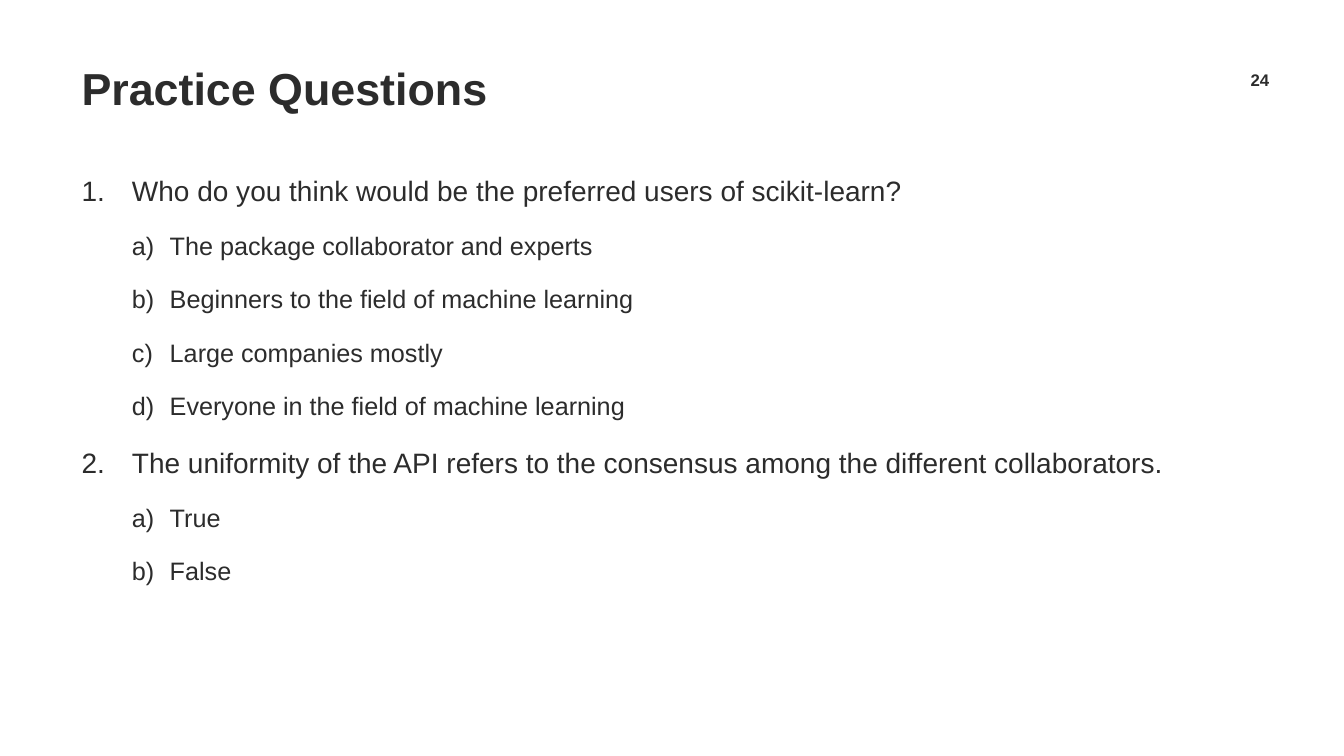
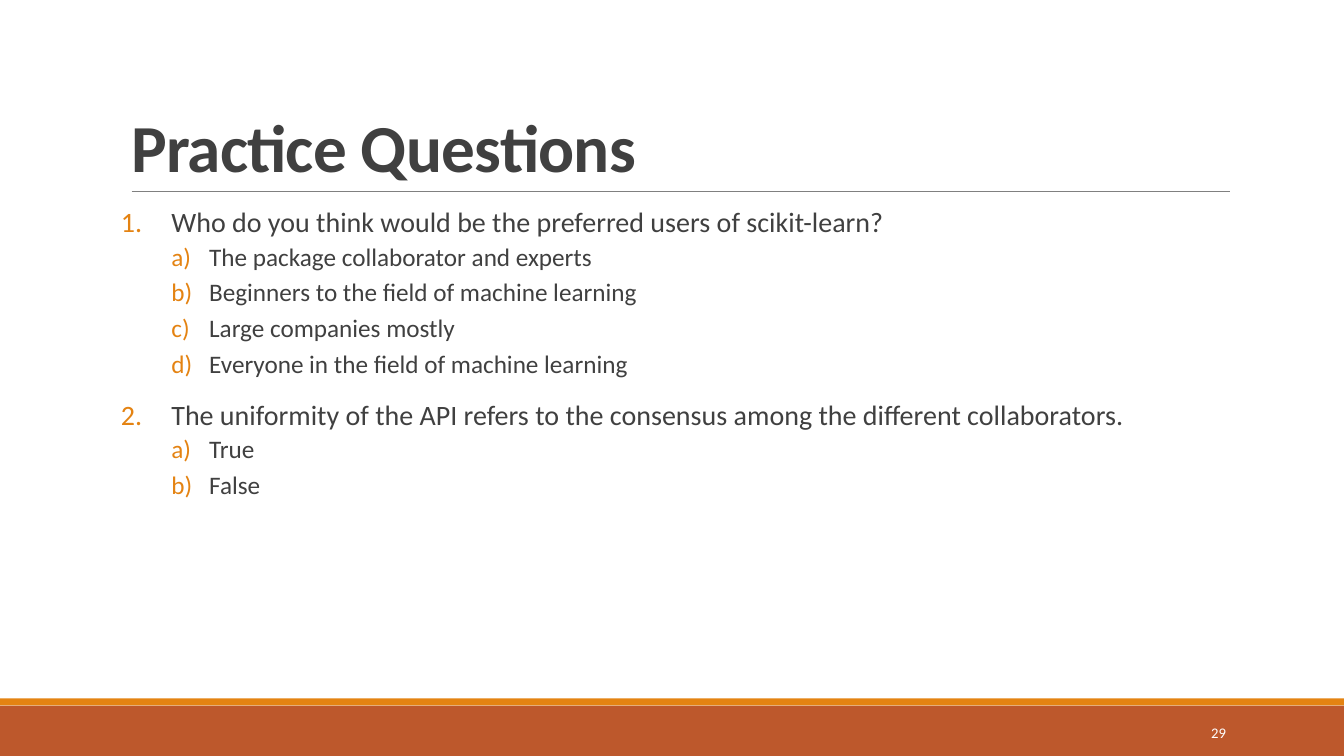
Before and after one commit to TrainingByPackt/Natural-Language-Processing-Fundamentals, a slide deck: slide 29 of Lesson-7-VectorRepresentations/Lesson 7.pptx (slide 24 before the commit). Drawn at 1344x756 pixels with LibreOffice and Linux fonts; fonts in the diff are those of the drawing; background and template pictures are left out. Boxes give left, top, right and bottom in pixels: in the first picture for what was removed or moved away, otherwise in the second. Text is boxed around its words. In the diff, an @@ line names an element or a change of style, - is before the commit and + after.

```diff
--- a/Lesson-7-VectorRepresentations/Lesson 7.pptx
+++ b/Lesson-7-VectorRepresentations/Lesson 7.pptx
@@ title "Practice Questions": place and size @@
-title "Practice Questions" at <box>82,72,487,114</box>
+title "Practice Questions" at <box>131,125,636,181</box>
@@ title "Practice Questions" at <box>131,125,636,181</box>: size 32 to 48 pt, font Arial to Calibri, text colour #2C2C2C to #404040, letter spacing 0 to -0.5 pt; line spacing 1 to 0.85; vertical alignment middle to bottom @@
@@ page number removed at <box>1251,74,1270,86</box> @@
-24
@@ text "Who do you think would ...": place and size @@
-text "Who do you think would ..." at <box>132,180,1162,581</box>
+text "Who do you think would ..." at <box>171,212,1123,494</box>
@@ text "Who do you think would ..." at <box>171,212,1123,494</box>: font Arial to Calibri, text colour #2C2C2C to #404040; line spacing 1.4 to 0.9; more space between paragraphs; less space between paragraphs @@
@@ line added from (132, 192) to (1231, 192), #808080 0.5 pt @@
@@ rectangle added at <box>0,706,1344,756</box>, fill #BD582C @@
@@ rectangle added at <box>0,699,1344,706</box>, fill #E48312 @@
@@ page number added at <box>1211,728,1226,738</box>, 10.5 pt, text #FFFFFF @@
+29
```
Also in this commit, not shown: 23 other slides changed, 5 slides added, 3 other files.
